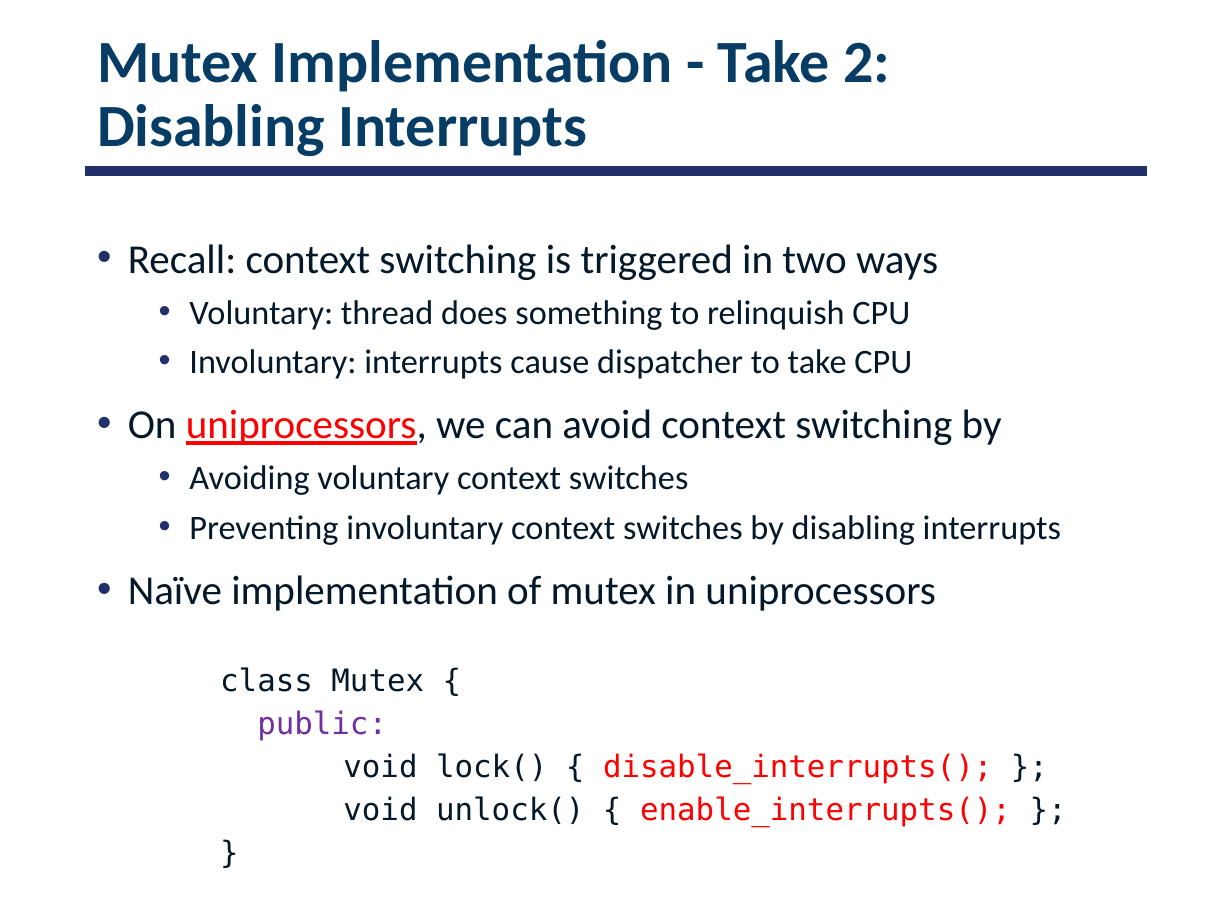
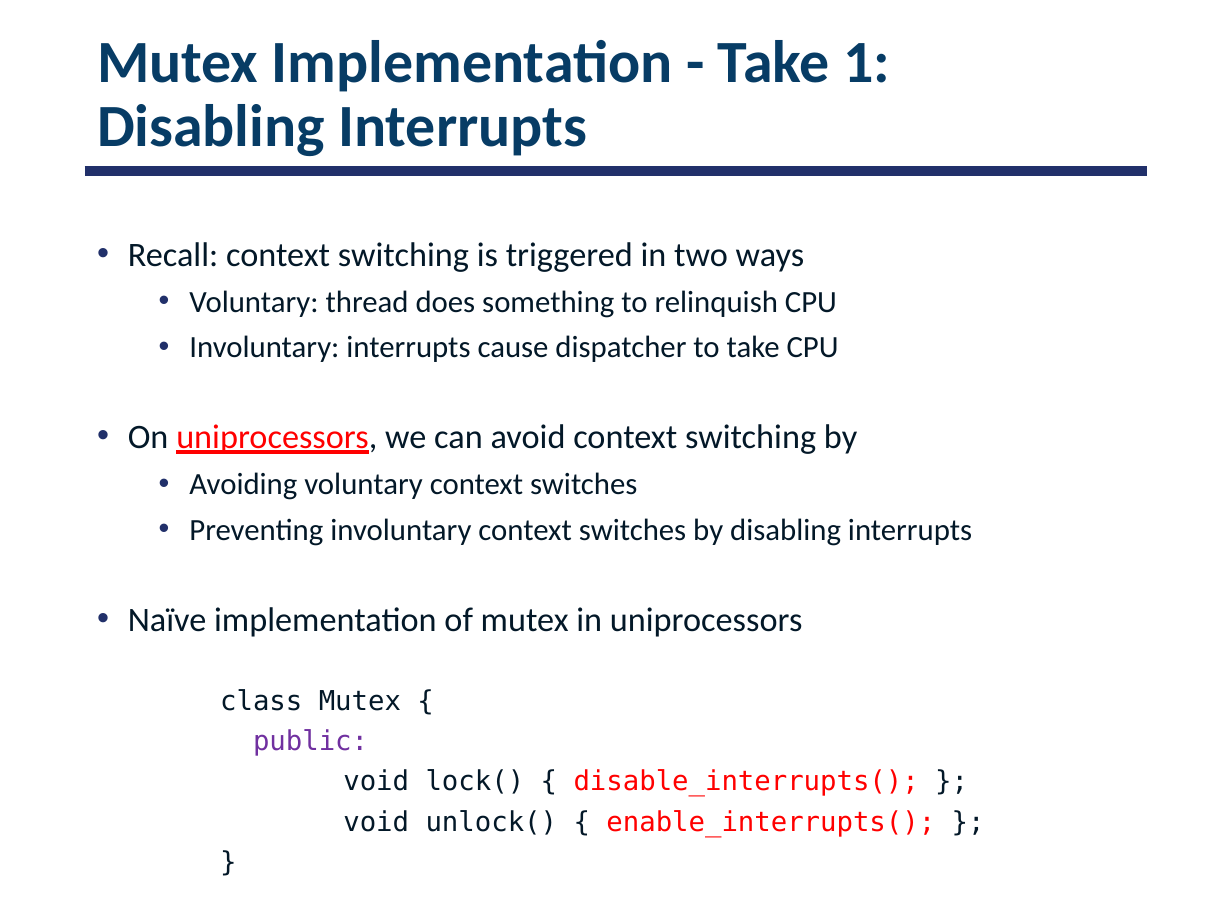
Before and after one commit to smajidzahedi/ECE350, a slide deck: slide 33 of Lectures/03-multithreaded.pptx (slide 24 before the commit). Drawn at 1232x924 pixels with LibreOffice and Linux fonts; fonts in the diff are those of the drawing. Boxes give left, top, right and bottom in pixels: in the first picture for what was removed or moved away, otherwise in the second. Text is boxed around its words. In the diff, an @@ line names an element or a change of style, - is before the commit and + after.

```diff
--- a/Lectures/03-multithreaded.pptx
+++ b/Lectures/03-multithreaded.pptx
@@ title at bbox=[97, 40, 891, 156]: text changed @@
-Mutex Implementation - Take 2:
-Disabling Interrupts
+Mutex Implementation - Take 1:
+Disabling Interrupts
@@ text "Recall: context switching is triggered ..." at bbox=[128, 242, 972, 837]: size 24 to 20 pt in "Recall: context switching is triggered in two ...", "On uniprocessors, we can avoid context switching ...", "Naïve implementation of mutex in uniprocessors"; size 20 to 18 pt in "Voluntary: thread does something to relinquish CPU", "Involuntary: interrupts cause dispatcher to take CPU", "Avoiding voluntary context switches", "Preventing involuntary context switches by disabling interru ..."; size 18 to 16 pt in "class Mutex {", "public:", "void lock() { disable_interrupts(); };", "void unlock() { enable_interrupts(); };" and 1 more places @@
```
Also in this commit, not shown: 14 other slides changed, 8 slides added, 1 other file.
